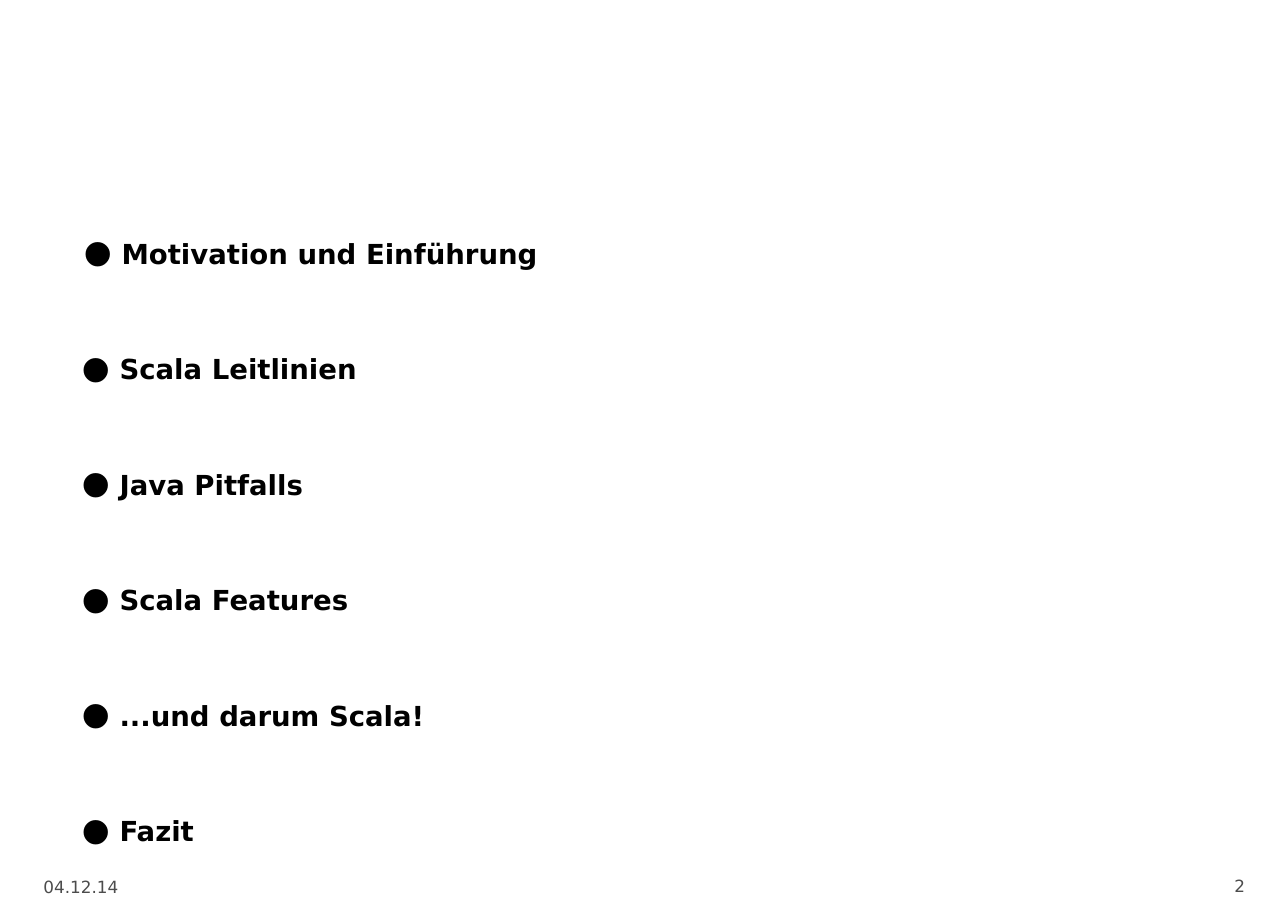
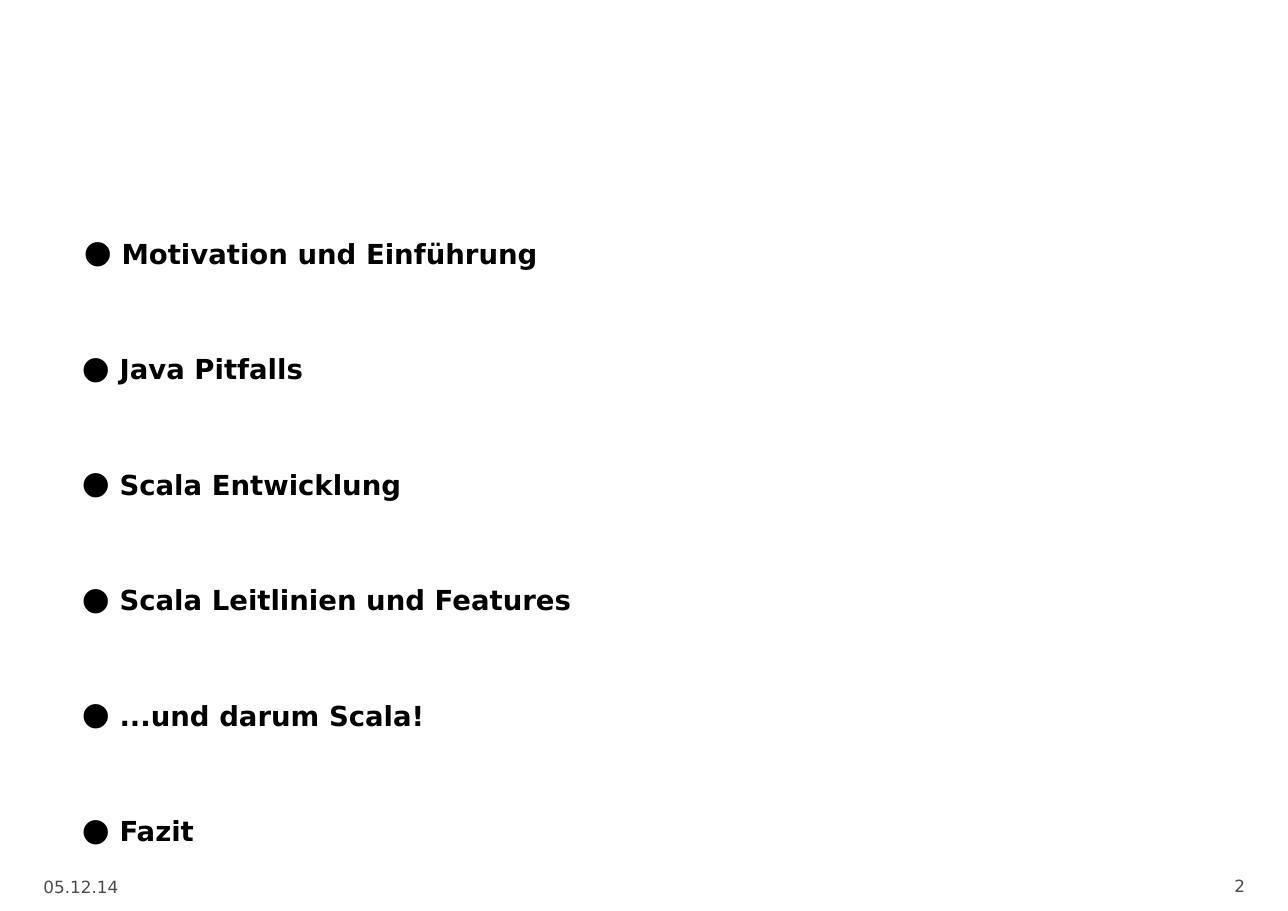
Before and after one commit to DarkToast/scala-techtalk, a slide deck: slide 2 of Scala.odp. Drawn at 1288x911 pixels with LibreOffice and Linux fonts; fonts in the diff are those of the drawing; background and template pictures are left out. Boxes give left, top, right and bottom in pixels: in the first picture for what was removed or moved away, otherwise in the second. Text is boxed around its words. In the diff, an @@ line names an element or a change of style, - is before the commit and + after.

```diff
--- a/Scala.odp
+++ b/Scala.odp
@@ text at (x1=120, y1=358, x2=357, y2=380): paragraph removed @@
-• Scala Leitlinien
@@ text at (x1=120, y1=474, x2=571, y2=611): text changed @@
-• Scala Features
+• Scala Entwicklung
+• Scala Leitlinien und Features
@@ text at (x1=43, y1=880, x2=118, y2=893): text changed @@
-04.12.14
+05.12.14
```
Also in this commit, not shown: 5 other slides changed, 5 slides added, 1 slide removed.
